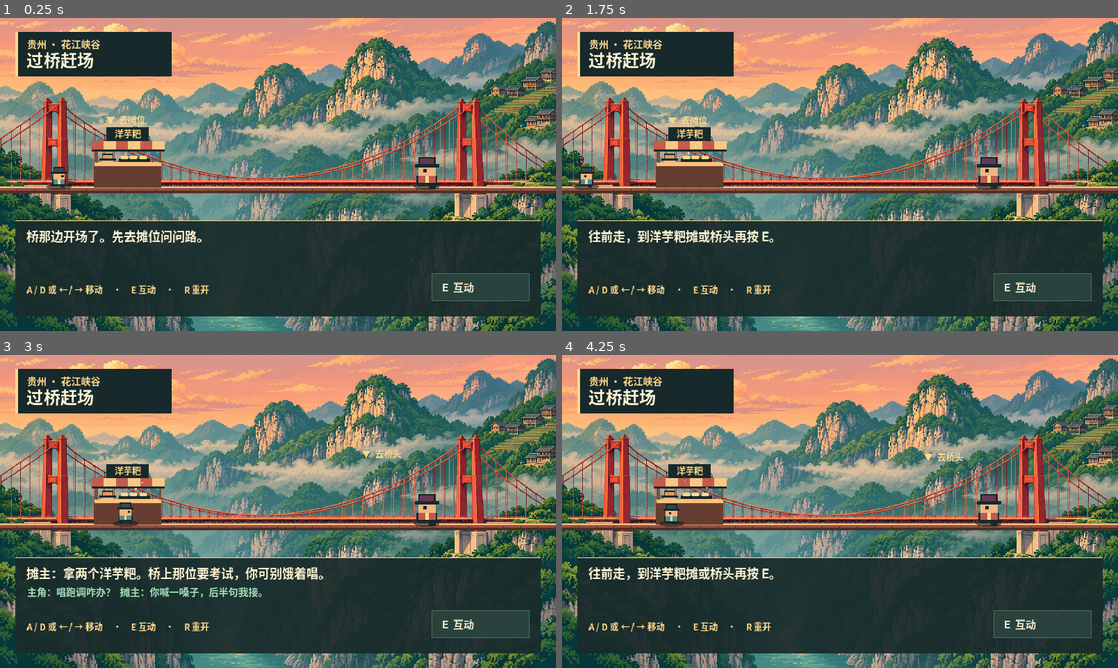
Above: before the commit, frames 1-4 (two rows, left to right).
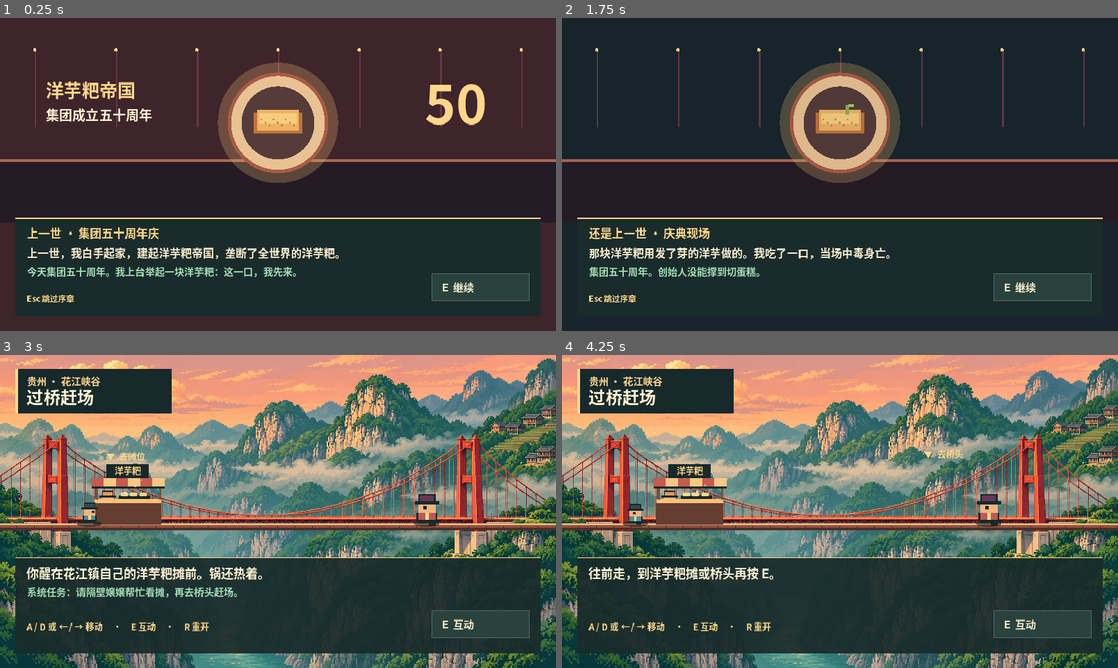
Above: after the commit, the same moments.

Repository: gui-zhou-high-bro/first-game
Game: Godot game, scene res://main.tscn
Two runs of this game, one before a commit and one after it. Both use one fixed random seed, a clock stepped at 60 frames per second and the inputs below.
Inputs (mouse positions are in pixels of both pictures, inside the frame that each line leads up to):
- Up to frame 1 (0.25 s): no input
- Up to frame 2 (1.75 s): tap Enter at 0.5 s; move the mouse to (962, 158) at 0.52 s; hold D 0.53-1.28 s; tap E at 0.6, 1.55 s; click (962, 158) at 0.67 s; move the mouse to (728, 190) at 1.27 s; hold A from 1.28 s (still down); tap R at 1.35 s
- Up to frame 3 (3 s): move the mouse to (333, 442) at 2.02 s; release A at 2.03 s; hold D from 2.03 s (still down); tap E at 2.1 s; move the mouse to (250, 574) at 2.77 s; tap Enter at 2.85 s; click (250, 574) at 2.92 s
- Up to frame 4 (4.25 s): tap E at 3.05, 3.8 s; move the mouse to (1006, 558) at 3.52 s; release D at 3.53 s; hold A from 3.53 s (still down); tap 1 at 3.6 s; tap Escape at 4.15 s

The runs differ from the first frame. In frame 1, 73% of the frame differs, in the area x 0-100%, y 0-100%; in frame 2, 68%; in frame 3, 2.8%; in frame 4, 0.5%.

Commit message:
Add potato cake empire rebirth prologue

Diff:
--- a/bridge.gd
+++ b/bridge.gd
@@ -1,6 +1,6 @@
 extends Node2D
 
-enum Phase { WALK, BATTLE, WIN, LOSE }
+enum Phase { INTRO, WALK, BATTLE, WIN, LOSE }
 
 const BACKGROUND = preload("res://huajiang.png")
 const INK = Color("#17292b")
@@ -20,8 +20,15 @@
 
 var font := SystemFont.new()
 var sfx := AudioStreamPlayer.new()
-var phase := Phase.WALK
-var hero_x := 102.0
+const INTRO = [
+	["上一世 · 集团五十周年庆", "上一世，我白手起家，建起洋芋粑帝国，垄断了全世界的洋芋粑。", "今天集团五十周年。我上台举起一块洋芋粑：这一口，我先来。"],
+	["还是上一世 · 庆典现场", "那块洋芋粑用发了芽的洋芋做的。我吃了一口，当场中毒身亡。", "集团五十周年。创始人没能撑到切蛋糕。"],
+	["这一世 · 贵州花江镇", "我一睁眼，发现自己还在镇上摆摊卖洋芋粑。", "锅里滋啦响了一声。脑子里也响了一声：叮，洋芋粑系统已激活。"],
+]
+
+var phase := Phase.INTRO
+var intro_page := 0
+var hero_x := 130.0
 var facing := 1
 var met_vendor := false
 var crossed := false
@@ -64,6 +71,9 @@
 				get_tree().reload_current_scene()
 			KEY_E, KEY_ENTER:
 				_interact()
+			KEY_ESCAPE:
+				if phase == Phase.INTRO:
+					_finish_intro()
 			KEY_1:
 				_act(0)
 			KEY_2:
@@ -81,13 +91,16 @@
 			_interact()
 
 func _interact() -> void:
+	if phase == Phase.INTRO:
+		_advance_intro()
+		return
 	if phase == Phase.LOSE:
 		get_tree().reload_current_scene()
 		return
 	if phase == Phase.WIN:
 		phase = Phase.WALK
 		crossed = true
-		line_one = "摊主：过了桥记得回来付钱！"
+		line_one = "嬢嬢：过了桥记得回来收摊！"
 		line_two = "主角：晓得了！下次我把前半句也唱准。"
 		return
 	if phase != Phase.WALK:
@@ -95,8 +108,8 @@
 	if hero_x >= 116.0 and hero_x <= 310.0 and not met_vendor:
 		met_vendor = true
 		snacks = 2
-		line_one = "摊主：拿两个洋芋粑。桥上那位要考试，你可别饿着唱。"
-		line_two = "主角：唱跑调咋办？  摊主：你喊一嗓子，后半句我接。"
+		line_one = "嬢嬢：摊我帮你看。锅里刚煎好两个，拿去桥上垫垫肚子。"
+		line_two = "系统：洋芋粑 +2。  嬢嬢：桥头要是考山歌，后半句我接。"
 		_sound(440.0, 660.0, 0.18)
 	elif hero_x >= 610.0 and not crossed:
 		phase = Phase.BATTLE
@@ -106,11 +119,77 @@
 		line_two = "主角：早知道就从桥底游过去了。"
 		_sound(240.0, 150.0, 0.22)
 	elif crossed and hero_x >= 815.0:
-		line_one = "赶场成功。桥对面的灯亮了，一个熟悉的声音还在喊你。"
+		line_one = "系统：赶集开张任务完成。桥对面的灯亮了。"
 		line_two = "试着按 R 重开，看看能不能换一种打法。"
 	else:
 		line_one = "往前走，到洋芋粑摊或桥头再按 E。"
 		line_two = ""
+
+
+func _advance_intro() -> void:
+	if intro_page == INTRO.size() - 1:
+		_finish_intro()
+		return
+	intro_page += 1
+	elapsed = 0.0
+	if intro_page == 1:
+		_sound(260.0, 80.0, 0.45)
+	else:
+		_sound(330.0, 660.0, 0.3)
+
+func _finish_intro() -> void:
+	phase = Phase.WALK
+	elapsed = 0.0
+	line_one = "你醒在花江镇自己的洋芋粑摊前。锅还热着。"
+	line_two = "系统任务：请隔壁嬢嬢帮忙看摊，再去桥头赶场。"
+
+func _draw_intro() -> void:
+	if intro_page == 2:
+		draw_texture_rect(BACKGROUND, Rect2(0, 0, 960, 540), false)
+		_rect(0, 0, 960, 345, Color("#13272666"))
+		_stall()
+		_person(hero_x, DECK, Color("#4d8e92"), Color("#34494e"), 1, false, 0)
+		_rect(495, 83, 392, 140, INK)
+		_rect(495, 83, 4, 140, MINT)
+		_type("洋芋粑系统  ·  已激活", 518, 120, 19, MINT)
+		_type("身份：镇上摆摊卖洋芋粑的", 518, 156, 17)
+		_type("新手任务：赶集开张", 518, 188, 17, GOLD)
+	else:
+		var poisoned := intro_page == 1
+		_rect(0, 0, 960, 540, Color("#18252d") if poisoned else Color("#3e242b"))
+		_rect(0, 244, 960, 109, Color("#241b26"))
+		_rect(0, 244, 960, 4, Color("#ad6752"))
+		for column in range(7):
+			_rect(60 + column * 140, 58, 3, 130, Color("#663740"))
+			draw_circle(Vector2(60 + column * 140, 55), 3, GOLD)
+		draw_circle(Vector2(480, 181), 104, Color("#f2be7144"))
+		draw_circle(Vector2(480, 181), 87, Color("#a85b43"))
+		draw_circle(Vector2(480, 181), 81, Color("#e9c293"))
+		draw_circle(Vector2(480, 181), 63, Color("#553c3a"))
+		draw_rect(Rect2(438, 163, 84, 36), Color("#bf733c"))
+		draw_rect(Rect2(444, 159, 72, 35), Color("#ebb363"))
+		draw_rect(Rect2(448, 164, 64, 18), Color("#f6cd7f"))
+		for crumb in range(9):
+			_rect(450 + crumb * 7, 174 + (crumb % 3) * 5, 3, 3, Color("#ce8143"))
+		if poisoned:
+			_rect(490, 150, 6, 17, Color("#8aab58"))
+			_rect(495, 149, 9, 5, Color("#a6cd65"))
+			var fade := clampf(elapsed * 0.3, 0.0, 0.6)
+			_rect(0, 0, 960, 344, Color(0.05, 0.07, 0.09, fade))
+		else:
+			_type("洋芋粑帝国", 79, 137, 31, GOLD)
+			_type("集团成立五十周年", 79, 176, 23)
+			_type("50", 733, 183, 92, GOLD)
+
+	var card: Array = INTRO[intro_page]
+	_rect(26, 345, 908, 170, Color("#192b2bf5"))
+	_rect(26, 345, 908, 2, GOLD)
+	_type(card[0], 46, 379, 20, GOLD)
+	_type(card[1], 46, 413, 19)
+	_type(card[2], 46, 444, 17, MINT)
+	_type("Esc 跳过序章", 46, 490, 14, GOLD)
+	_button_frame(Rect2(746, 441, 168, 47), true)
+	_type("E  继续" if intro_page < 2 else "E  开始摆摊", 763, 472, 18)
 
 func _charging() -> bool:
 	return turn % 3 != 1
@@ -237,6 +316,9 @@
 	draw_rect(box, GOLD if hover else Color("#57695e"), false, 1)
 
 func _draw() -> void:
+	if phase == Phase.INTRO:
+		_draw_intro()
+		return
 	draw_texture_rect(BACKGROUND, Rect2(0, 0, 960, 540), false)
 	_rect(0, DECK, 960, 11, Color("#522e29"))
 	_rect(0, DECK, 960, 3, Color("#f2b278"))
